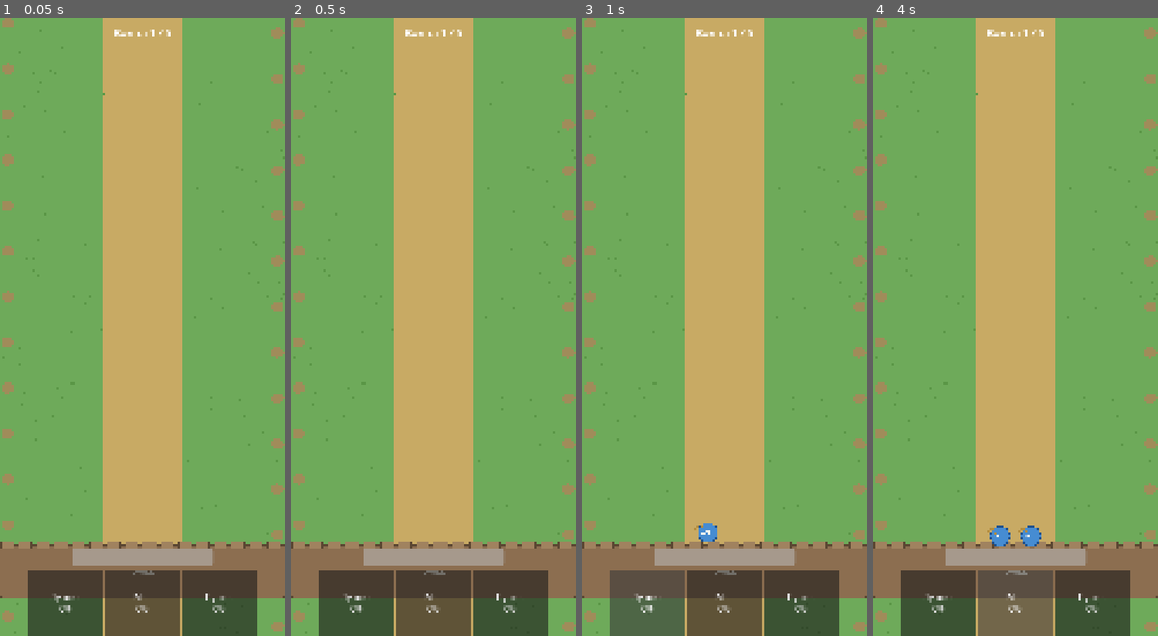
Above: before the commit, frames 1-4 (left to right).
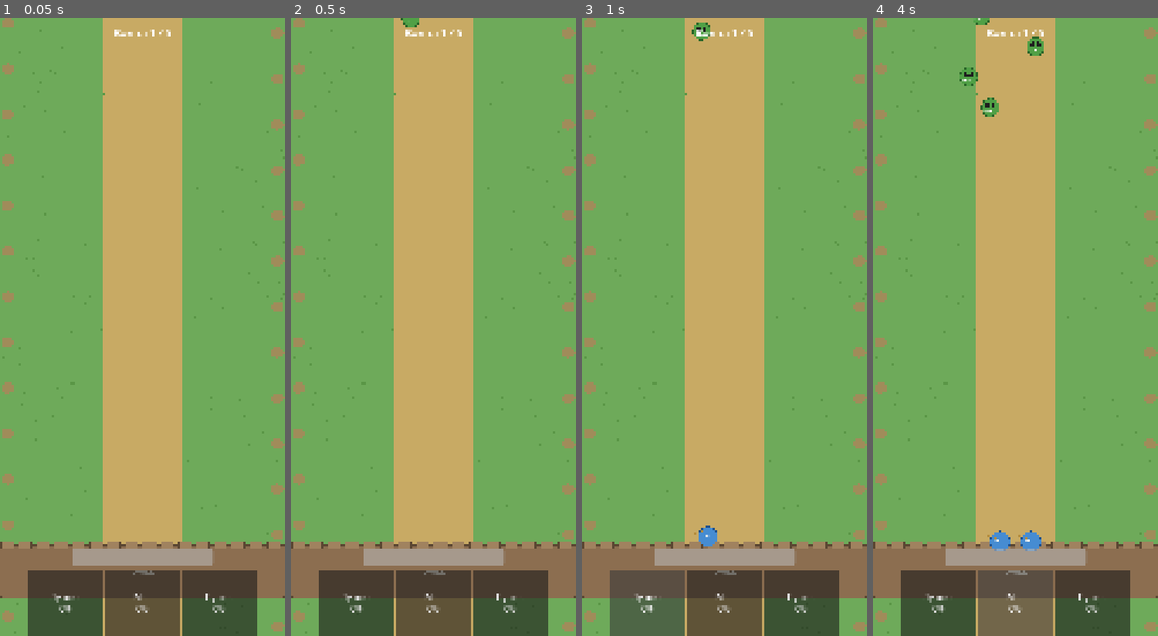
Above: after the commit, the same moments.

Repository: snowydad/MTD
Game: Godot game, scene res://src/scenes/main.tscn
Same seed, same stepped clock (60 frames per second), same inputs: the game is played once before the commit and once after it.
Inputs:
- Up to frame 1 (0.05 s): no input
- Up to frame 2 (0.5 s): no input
- Up to frame 3 (1 s): click "Лучник 0%" at 0.5 s
- Up to frame 4 (4 s): click "Маг 0%" at 1.25 s; click "Пушка 0%" at 2 s; click "Лучник 0%" at 2.75 s; click "Маг 0%" at 3.5 s

Frame 1 is identical in both runs. In frame 2, less than 0.1% of the frame differs, in the area x 38-45%, y 0-2%; in frame 3, 0.3%; in frame 4, 0.9%, in the area x 30-60%, y 0-87%.

Commit message:
Spawner

Diff:
--- /dev/null
+++ b/MTD/src/scenes/enemies/goblin.tscn
@@ -0,0 +1,13 @@
+[gd_scene format=3 uid="uid://cgoblin001"]
+
+[ext_resource type="Script" uid="uid://l5gvo6ju3fi" path="res://src/scripts/enemies/enemy.gd" id="1_enemy"]
+[ext_resource type="Texture2D" uid="uid://h8ffh0wyon5g" path="res://assets/sprites/enemies/goblin.png" id="2_tex"]
+
+[node name="Goblin" type="Node2D" unique_id=1155131527]
+script = ExtResource("1_enemy")
+move_speed = 100.0
+zigzag_amplitude = 20.0
+zigzag_frequency = 0.25
+
+[node name="Sprite2D" type="Sprite2D" parent="." unique_id=48937292]
+texture = ExtResource("2_tex")
--- /dev/null
+++ b/MTD/src/scenes/enemies/goblin_spawner.tscn
@@ -0,0 +1,8 @@
+[gd_scene format=3 uid="uid://mweum0u6j34a"]
+
+[ext_resource type="Script" uid="uid://dtxd560hupcew" path="res://src/scripts/enemies/enemy_spawner.gd" id="1_spawner"]
+[ext_resource type="PackedScene" uid="uid://cgoblin001" path="res://src/scenes/enemies/goblin.tscn" id="2_goblin"]
+
+[node name="GoblinSpawner" type="Node2D" unique_id=1609692534]
+script = ExtResource("1_spawner")
+enemy_scene = ExtResource("2_goblin")
--- a/MTD/src/scenes/main.tscn
+++ b/MTD/src/scenes/main.tscn
@@ -1,30 +1,37 @@
-[gd_scene format=3 uid="uid://bmainscene001"]
+[gd_scene load_steps=5 format=3 uid="uid://bmainscene001"]
 
-[ext_resource type="Script" uid="uid://ck7h2fjsurtry" path="res://src/scripts/main.gd" id="1_main"]
-[ext_resource type="Texture2D" uid="uid://no3dyhxt0hih" path="res://assets/sprites/background/bg_field.png" id="2_bg"]
-[ext_resource type="Texture2D" uid="uid://c6k5yvug60ixc" path="res://assets/sprites/wall/wall.png" id="3_wall"]
+[ext_resource type="Script" path="res://src/scripts/main.gd" id="1_main"]
+[ext_resource type="Texture2D" path="res://assets/sprites/background/bg_field.png" id="2_bg"]
+[ext_resource type="Texture2D" path="res://assets/sprites/wall/wall.png" id="3_wall"]
+[ext_resource type="PackedScene" path="res://src/scenes/enemies/goblin_spawner.tscn" id="4_spawner"]
 
-[node name="Main" type="Node2D" unique_id=1214695306]
+[node name="Main" type="Node2D"]
 script = ExtResource("1_main")
-wall_y = 2050.0
 
-[node name="World" type="Node2D" parent="." unique_id=1302421553]
+[node name="World" type="Node2D" parent="."]
 
-[node name="Background" type="Sprite2D" parent="World" unique_id=679208978]
+[node name="Background" type="Sprite2D" parent="World"]
 texture = ExtResource("2_bg")
 centered = false
 
-[node name="Wall" type="Sprite2D" parent="World" unique_id=656251685]
+[node name="Wall" type="Sprite2D" parent="World"]
 position = Vector2(562, 2180)
 texture = ExtResource("3_wall")
 
-[node name="Enemies" type="Node2D" parent="World" unique_id=660145748]
+[node name="Enemies" type="Node2D" parent="World"]
 
-[node name="Units" type="Node2D" parent="World" unique_id=2126525228]
+[node name="GoblinSpawner" parent="World/Enemies" instance=ExtResource("4_spawner")]
+target_y = 2070.0
+spawn_interval = 1.2
+spawn_x_min = 300.0
+spawn_x_max = 825.0
+spawn_y = -50.0
 
-[node name="UI" type="CanvasLayer" parent="." unique_id=676309979]
+[node name="Units" type="Node2D" parent="World"]
 
-[node name="HUD" type="Control" parent="UI" unique_id=832322710]
+[node name="UI" type="CanvasLayer" parent="."]
+
+[node name="HUD" type="Control" parent="UI"]
 layout_mode = 3
 anchors_preset = 15
 anchor_right = 1.0
@@ -33,14 +40,14 @@
 grow_vertical = 2
 mouse_filter = 2
 
-[node name="TopBar" type="HBoxContainer" parent="UI/HUD" unique_id=1911347407]
+[node name="TopBar" type="HBoxContainer" parent="UI/HUD"]
 layout_mode = 1
 anchors_preset = 10
 anchor_right = 1.0
 offset_bottom = 120.0
 grow_horizontal = 2
 
-[node name="WaveLabel" type="Label" parent="UI/HUD/TopBar" unique_id=1289163157]
+[node name="WaveLabel" type="Label" parent="UI/HUD/TopBar"]
 layout_mode = 2
 size_flags_horizontal = 3
 theme_override_font_sizes/font_size = 42
@@ -48,7 +55,7 @@
 horizontal_alignment = 1
 vertical_alignment = 1
 
-[node name="BottomBar" type="HBoxContainer" parent="UI/HUD" unique_id=880021613]
+[node name="BottomBar" type="HBoxContainer" parent="UI/HUD"]
 layout_mode = 1
 anchors_preset = 12
 anchor_top = 1.0
@@ -59,28 +66,28 @@
 grow_vertical = 0
 alignment = 1
 
-[node name="BtnArcher" type="Button" parent="UI/HUD/BottomBar" unique_id=1319489059]
+[node name="BtnArcher" type="Button" parent="UI/HUD/BottomBar"]
 custom_minimum_size = Vector2(300, 220)
 layout_mode = 2
 theme_override_font_sizes/font_size = 32
 text = "Лучник
 0%"
 
-[node name="BtnMage" type="Button" parent="UI/HUD/BottomBar" unique_id=904041229]
+[node name="BtnMage" type="Button" parent="UI/HUD/BottomBar"]
 custom_minimum_size = Vector2(300, 220)
 layout_mode = 2
 theme_override_font_sizes/font_size = 32
 text = "Маг
 0%"
 
-[node name="BtnCannon" type="Button" parent="UI/HUD/BottomBar" unique_id=1552567105]
+[node name="BtnCannon" type="Button" parent="UI/HUD/BottomBar"]
 custom_minimum_size = Vector2(300, 220)
 layout_mode = 2
 theme_override_font_sizes/font_size = 32
 text = "Пушка
 0%"
 
-[node name="TowerHP" type="ProgressBar" parent="UI/HUD" unique_id=33668888]
+[node name="TowerHP" type="ProgressBar" parent="UI/HUD"]
 layout_mode = 1
 anchors_preset = 7
 anchor_left = 0.5
--- a/MTD/src/scenes/units/archer.tscn
+++ b/MTD/src/scenes/units/archer.tscn
@@ -6,6 +6,9 @@
 [node name="Archer" type="Node2D"]
 script = ExtResource("1_unit")
 unit_type = 0
+gravity = 3200.0
+jump_duration = 0.55
+shift_duration = 0.28
 
 [node name="Sprite2D" type="Sprite2D" parent="."]
 texture = ExtResource("2_tex")
--- /dev/null
+++ b/MTD/src/scripts/enemies/enemy.gd
@@ -0,0 +1,64 @@
+class_name Enemy
+extends Node2D
+
+## Базовый враг. Движется вниз к стене, лёгкий зигзаг.
+
+@export_group("Stats")
+@export var max_hp: float = 30.0
+@export var move_speed: float = 180.0
+@export var damage_to_wall: float = 5.0
+
+@export_group("Zigzag")
+@export var zigzag_amplitude: float = 40.0
+@export var zigzag_frequency: float = 2.0
+
+var hp: float = 30.0
+var _target_y: float = 2070.0
+var _base_x: float = 0.0
+var _time: float = 0.0
+var _alive: bool = true
+
+signal reached_wall(enemy: Enemy)
+signal died(enemy: Enemy)
+
+@onready var sprite: Sprite2D = $Sprite2D
+
+
+func setup(spawn_pos: Vector2, target_y: float) -> void:
+	global_position = spawn_pos
+	_base_x = spawn_pos.x
+	_target_y = target_y
+	hp = max_hp
+	_alive = true
+	_time = randf() * TAU  # разный фазовый сдвиг зигзага
+
+
+func _process(delta: float) -> void:
+	if not _alive:
+		return
+
+	_time += delta
+
+	# Движение вниз
+	var pos := global_position
+	pos.y += move_speed * delta
+
+	# Зигзаг по X вокруг базовой линии
+	pos.x = _base_x + sin(_time * zigzag_frequency * TAU) * zigzag_amplitude
+
+	global_position = pos
+
+	if global_position.y >= _target_y:
+		_alive = false
+		reached_wall.emit(self)
+		queue_free()
+
+
+func take_damage(amount: float) -> void:
+	if not _alive:
+		return
+	hp -= amount
+	if hp <= 0.0:
+		_alive = false
+		died.emit(self)
+		queue_free()
--- /dev/null
+++ b/MTD/src/scripts/enemies/enemy_spawner.gd
@@ -0,0 +1,78 @@
+class_name EnemySpawner
+extends Node2D
+
+## Спавнер одного типа врагов. Вешается на World/Enemies или отдельную ноду.
+
+@export var enemy_scene: PackedScene
+@export var target_y: float = 2070.0
+
+@export_group("Spawn")
+@export var auto_start: bool = true
+@export var spawn_interval: float = 3.2
+@export var spawn_count: int = -1          # -1 = бесконечно
+@export var spawn_x_min: float = 300.0
+@export var spawn_x_max: float = 825.0
+@export var spawn_y: float = -50.0         # чуть выше экрана
+
+var _timer: float = 0.0
+var _spawned: int = 0
+var _running: bool = false
+
+signal enemy_spawned(enemy: Node2D)
+signal enemy_reached_wall(enemy: Node2D)
+signal enemy_died(enemy: Node2D)
+
+
+func _ready() -> void:
+	if auto_start:
+		start()
+
+
+func start() -> void:
+	_running = true
+	_timer = 0.0
+
+
+func stop() -> void:
+	_running = false
+
+
+func _process(delta: float) -> void:
+	if not _running:
+		return
+	if enemy_scene == null:
+		return
+	if spawn_count >= 0 and _spawned >= spawn_count:
+		_running = false
+		return
+
+	_timer -= delta
+	if _timer <= 0.0:
+		_timer = spawn_interval
+		_spawn_one()
+
+
+func _spawn_one() -> void:
+	var enemy: Enemy = enemy_scene.instantiate()
+	var x := randf_range(spawn_x_min, spawn_x_max)
+	var pos := Vector2(x, spawn_y)
+
+	# parent = этот спавнер (или можно add к Enemies root)
+	add_child(enemy)
+	enemy.setup(pos, target_y)
+
+	enemy.reached_wall.connect(_on_reached_wall)
+	enemy.died.connect(_on_died)
+
+	_spawned += 1
+	enemy_spawned.emit(enemy)
+
+
+func _on_reached_wall(enemy: Enemy) -> void:
+	enemy_reached_wall.emit(enemy)
+	# Урон стене пока просто лог — Main может подписаться
+	print("Goblin reached wall, dmg=", enemy.damage_to_wall)
+
+
+func _on_died(enemy: Enemy) -> void:
+	enemy_died.emit(enemy)
--- a/MTD/src/scripts/main.gd
+++ b/MTD/src/scripts/main.gd
@@ -14,17 +14,11 @@
 
 var units: Array[Unit] = []
 
-## --- Формация (видно в инспекторе у Main) ---
+## --- Формация (крутить здесь) ---
 @export_group("Formation")
 @export var wall_y: float = 2070.0
 @export var slot_spacing: float = 120.0
 @export var max_units: int = 9
-
-## --- Прыжок по умолчанию (прокидывается в юнита при спавне) ---
-@export_group("Jump Defaults")
-@export var gravity: float = 3200.0
-@export var jump_duration: float = 0.55
-@export var shift_duration: float = 0.28
 
 
 func _ready() -> void:
@@ -51,11 +45,7 @@
 func _spawn_unit(unit_type: Unit.UnitType) -> void:
 	var unit: Unit = ARCHER_SCENE.instantiate()
 	unit.setup(unit_type, 1)
-
-	# Прокидываем настройки прыжка из Main
-	unit.gravity = gravity
-	unit.jump_duration = jump_duration
-	unit.shift_duration = shift_duration
+	# Прыжок берётся из настроек сцены юнита (archer.tscn), не перезаписываем
 
 	units_root.add_child(unit)
 	units.append(unit)
@@ -74,7 +64,9 @@
 	unit.slot_index = new_idx
 	unit.play_spawn_jump(from_global, slots[new_idx])
 
-	print("Spawned archer #", units.size())
+	print("Spawned archer #", units.size(),
+		" | gravity=", unit.gravity,
+		" duration=", unit.jump_duration)
 
 
 func _compute_slots(count: int) -> Array[Vector2]:
Binary file changed: MTD/assets/sprites/enemies/goblin.png
Not shown, added: MTD/src/scripts/enemies/enemy.gd.uid
Not shown, added: MTD/src/scripts/enemies/enemy_spawner.gd.uid
